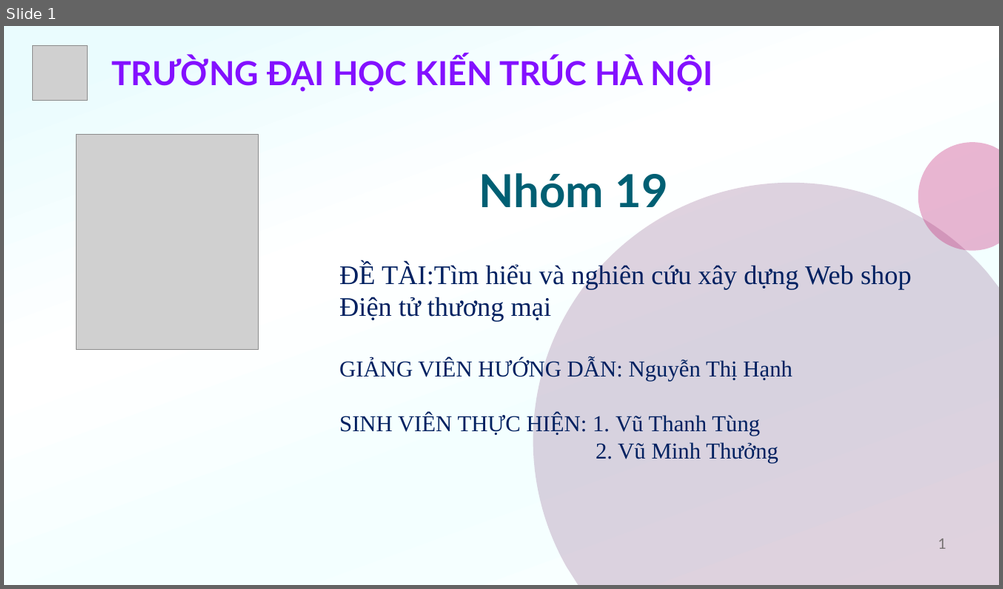
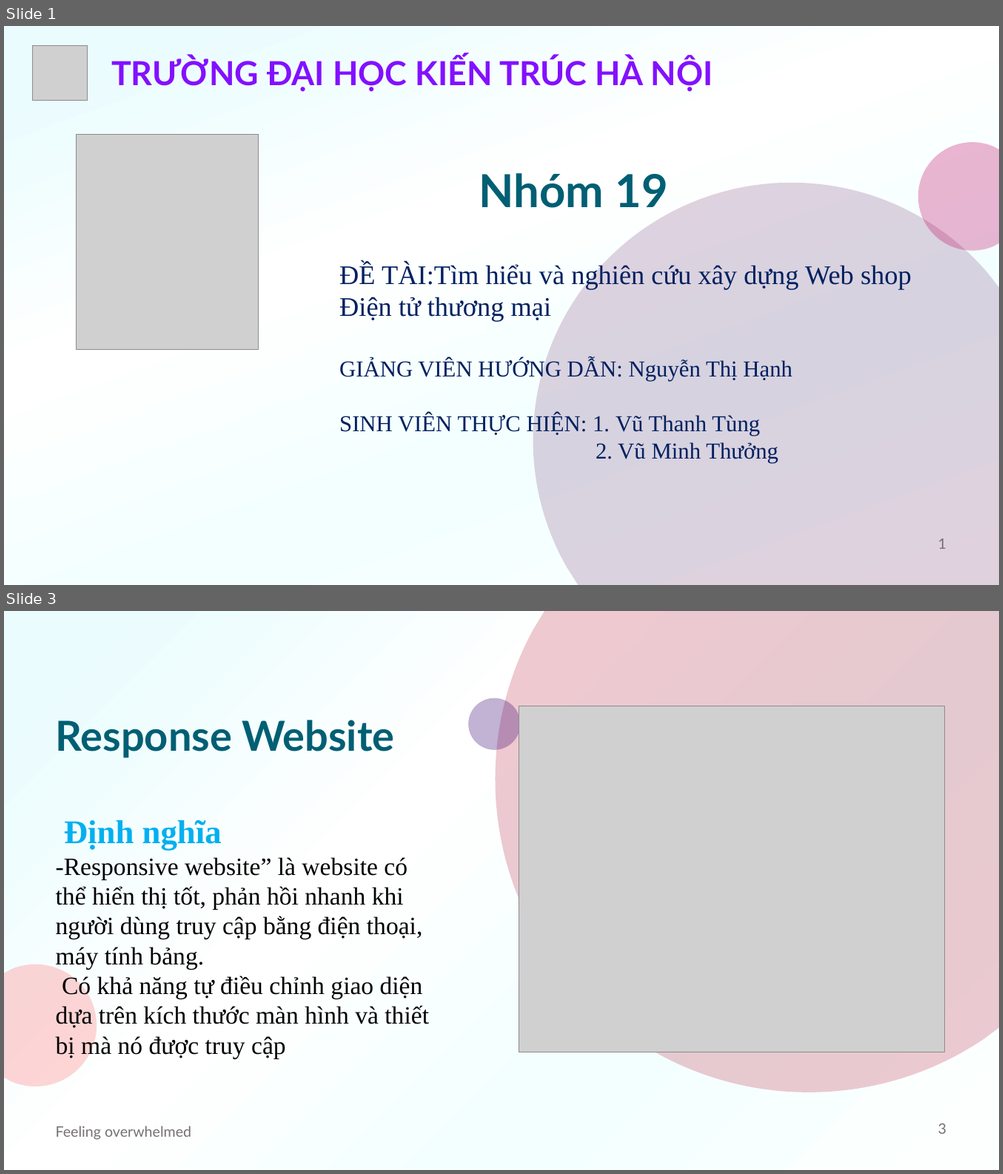
Before and after one commit to f12fullstack/NHOM19-CNWEB, a slide deck: NHOM19-CNWEB/NHÓM 19-HTMLCSSJS.pptx. Shown one above the other, each under a label of ours: slide 1 before the commit, slides 1 and 3 after it; the slides between them are not shown. The pictures are 1003x589 and 1003x1174 pixels, drawn with LibreOffice and Linux fonts; fonts in the diff are those of the drawing; grey boxes stand for pictures; background and template pictures are left out. Boxes give left, top, right and bottom in pixels: in the first picture for what was removed or moved away, otherwise in the second. Text is boxed around its words. In the diff, an @@ line names an element or a change of style, - is before the commit and + after.

```diff
--- a/NHOM19-CNWEB/NHÓM 19-HTMLCSSJS.pptx
+++ b/NHOM19-CNWEB/NHÓM 19-HTMLCSSJS.pptx
@@ slide 3 added at [4, 611, 999, 1170], background gradient #EAFCFE to #FFFFFF to #F3FFFF to #FDFFFE @@
@@ freeform shape added at [495, 611, 999, 1093], fill #C74F66 at 30% opacity @@
@@ ellipse added at [468, 698, 521, 751], fill #360070 at 30% opacity @@
@@ text added at [56, 720, 394, 758], 40 pt, text #005F73, bold @@
+Response Website
@@ picture added at [519, 706, 944, 1053] @@
@@ title added at [56, 820, 429, 1059], 24 pt, text #000000 @@
+Định nghĩa
+-Responsive website” là website có thể hiển thị tốt, phản hồi nhanh khi người dùng truy cập bằng điện thoại, máy tính bảng.
+Có khả năng tự điều chỉnh giao diện dựa trên kích thước màn hình và thiết bị mà nó được truy cập
@@ freeform shape added at [4, 965, 96, 1087], fill #FF7675 at 30% opacity @@
@@ text added at [56, 1126, 191, 1140], 14 pt, text #767171 @@
+Feeling overwhelmed
@@ page number added at [938, 1124, 946, 1134], 14 pt, text #767171 @@
+3
```
Also in this commit, not shown: 19 other slides added, 29 slides removed, 7 other files.
